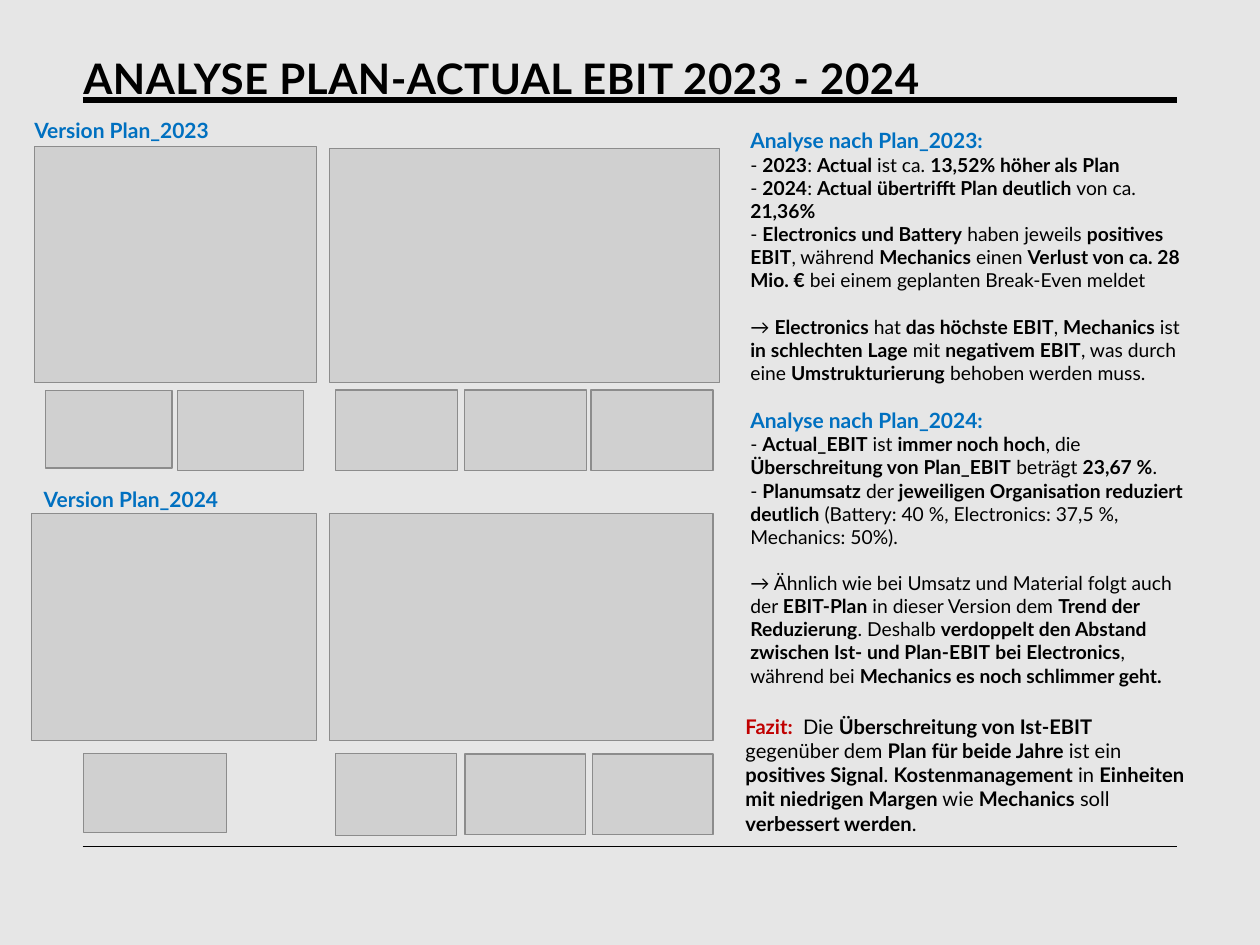
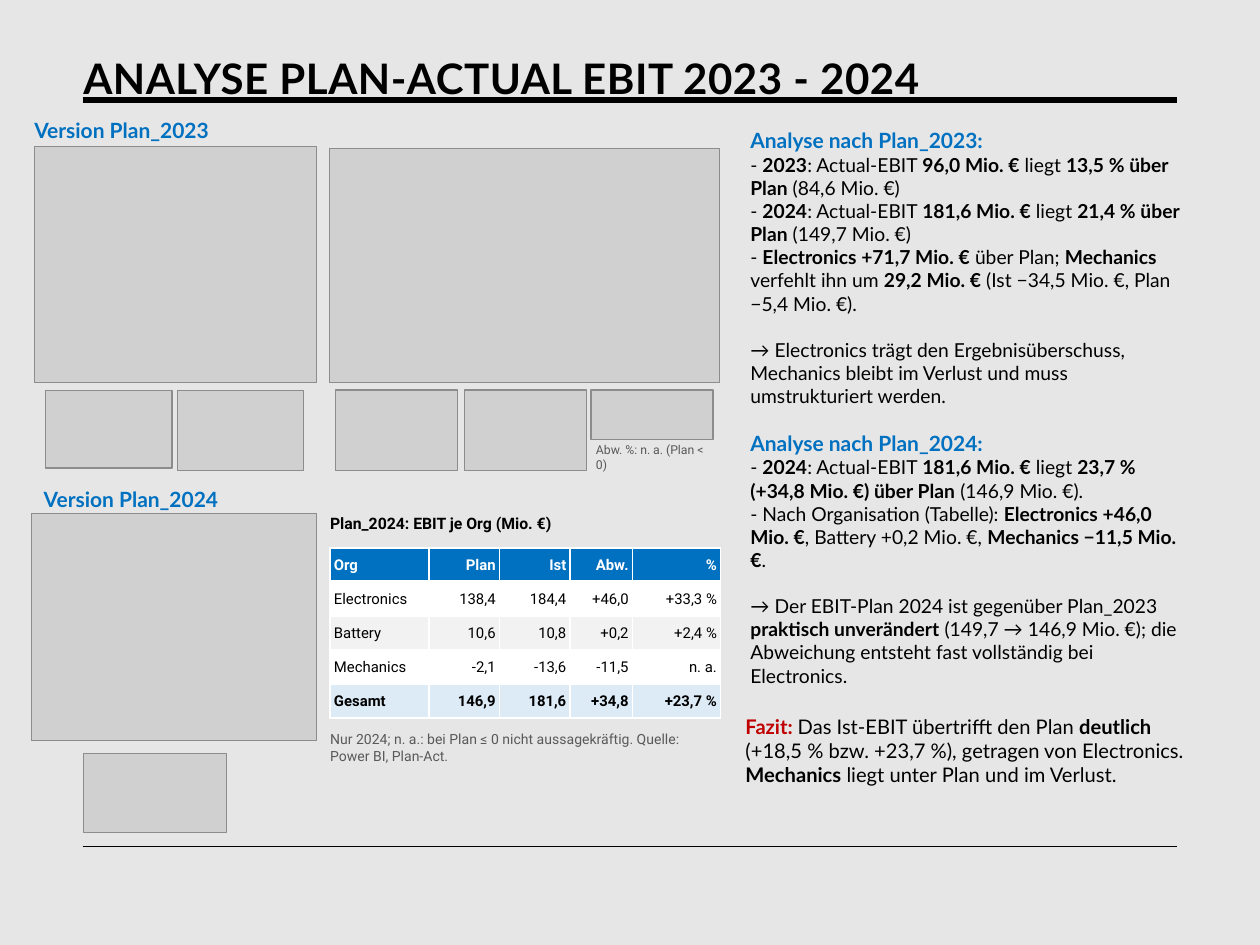
Before and after one commit to tngan7197/Portfolio, a slide deck: slide 10 of BIC_PowerPoint_StA.pptx. Drawn at 1260x945 pixels with LibreOffice and Linux fonts; fonts in the diff are those of the drawing; grey boxes stand for pictures. Boxes give left, top, right and bottom in pixels: in the first picture for what was removed or moved away, otherwise in the second. Text is boxed around its words. In the diff, an @@ line names an element or a change of style, - is before the commit and + after.

```diff
--- a/BIC_PowerPoint_StA.pptx
+++ b/BIC_PowerPoint_StA.pptx
@@ text at box(750, 157, 1179, 403): text changed; text colour #000000 to none; bold off @@
-- 2023: Actual ist ca. 13,52% höher als Plan
-- 2024: Actual übertrifft Plan deutlich von ca. 21,36%
-- Electronics und Battery haben jeweils positives EBIT, während Mechanics einen Verlust von ca. 28 Mio. € bei einem geplanten Break-Even meldet
-→ Electronics hat das höchste EBIT, Mechanics ist in schlechten Lage mit negativem EBIT, was durch eine Umstrukturierung behoben werden muss.
+- 2023: Actual-EBIT 96,0 Mio. € liegt 13,5 % über Plan (84,6 Mio. €)
+- 2024: Actual-EBIT 181,6 Mio. € liegt 21,4 % über Plan (149,7 Mio. €)
+- Electronics +71,7 Mio. € über Plan; Mechanics verfehlt ihn um 29,2 Mio. € (Ist −34,5 Mio. €, Plan −5,4 Mio. €).
+→ Electronics trägt den Ergebnisüberschuss, Mechanics bleibt im Verlust und muss umstrukturiert werden.
@@ picture: place and size @@
-picture at box(591, 389, 713, 470)
+picture at box(591, 389, 713, 440)
@@ text added at box(596, 444, 694, 472), 7 pt, text #595959 @@
+Abw. %: n. a. (Plan < 0)
@@ text at box(750, 459, 1177, 683): text changed; text colour #000000 to none; bold off @@
-- Actual_EBIT ist immer noch hoch, die Überschreitung von Plan_EBIT beträgt 23,67 %.
-- Planumsatz der jeweiligen Organisation reduziert deutlich (Battery: 40 %, Electronics: 37,5 %, Mechanics: 50%).
-→ Ähnlich wie bei Umsatz und Material folgt auch der EBIT-Plan in dieser Version dem Trend der Reduzierung. Deshalb verdoppelt den Abstand zwischen Ist- und Plan-EBIT bei Electronics, während bei Mechanics es noch schlimmer geht.
+- 2024: Actual-EBIT 181,6 Mio. € liegt 23,7 % (+34,8 Mio. €) über Plan (146,9 Mio. €).
+- Nach Organisation (Tabelle): Electronics +46,0 Mio. €, Battery +0,2 Mio. €, Mechanics −11,5 Mio. €.
+→ Der EBIT-Plan 2024 ist gegenüber Plan_2023 praktisch unverändert (149,7 → 146,9 Mio. €); die Abweichung entsteht fast vollständig bei Electronics.
@@ picture removed at box(330, 514, 713, 741) @@
@@ text added at box(330, 516, 533, 533), 9 pt, text #000000, bold @@
+Plan_2024: EBIT je Org (Mio. €)
@@ table added at box(330, 548, 719, 718), 5 rows, 5 columns @@
+Org | Plan | Ist | Abw. | %
+Electronics | 138,4 | 184,4 | +46,0 | +33,3 %
+Battery | 10,6 | 10,8 | +0,2 | +2,4 %
+Mechanics | -2,1 | -13,6 | -11,5 | n. a.
+Gesamt | 146,9 | 181,6 | +34,8 | +23,7 %
@@ text at box(745, 719, 1183, 786): text changed; text colour #000000 to none; bold off @@
-Fazit: Die Überschreitung von Ist-EBIT gegenüber dem Plan für beide Jahre ist ein positives Signal. Kostenmanagement in Einheiten mit niedrigen Margen wie Mechanics soll verbessert werden.
+Fazit: Das Ist-EBIT übertrifft den Plan deutlich (+18,5 % bzw. +23,7 %), getragen von Electronics. Mechanics liegt unter Plan und im Verlust.
@@ text added at box(330, 733, 679, 763), 8 pt, text #595959 @@
+Nur 2024; n. a.: bei Plan ≤ 0 nicht aussagekräftig. Quelle: Power BI, Plan-Act.
@@ picture removed at box(335, 753, 456, 835) @@
@@ picture removed at box(465, 753, 586, 834) @@
@@ picture removed at box(592, 755, 713, 835) @@
```
Also in this commit, not shown: 12 other slides changed, 1 slide added, 3 other files.
